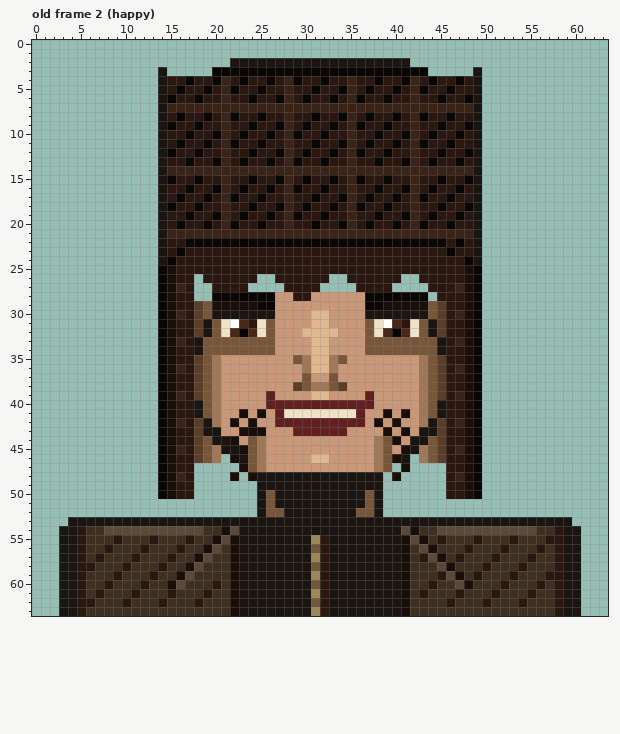
A pixel-art file gets an edit: public/sprites/agents/diego_santos_portraits.aseprite. That is the earlier state.
64x64 pixels, 5 frames. Colours within 5 levels of each other are drawn and written as one. Shown: old frame 2 (happy).
The same view after the edit:
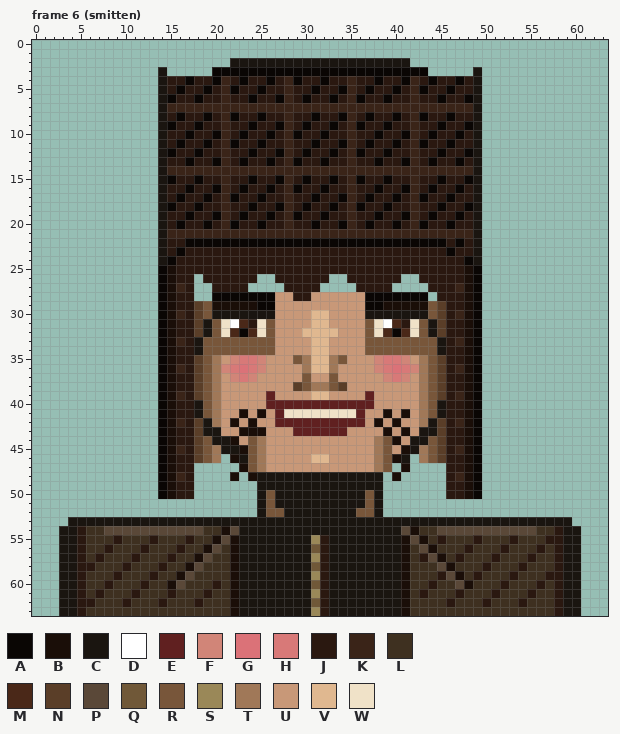
Palette (. is transparent): A #0a0604  B #1a0e08  C #1a1510  D #ffffff  E #602020  F #d18578  G #db7278  H #d87978  J #2a1810  K #3a2418  L #3e3020  M #4a2818  N #5a3e28  P #5a4838  Q #705838  R #78563a  S #9a8858  T #a07858  U #c89878  V #e0b890  W #f0e2c8
A new or re-ordered frame is compared with the old frame closest to it.
Changes in this commit:
frames 5 -> 6
Frame 6 (smitten) is new; against old frame 2 (happy):
The edit turns colour U into colour F in row 35 at x 22, 25, 38 and 41; in row 36 at x 21, 25, 38 and 42; in row 37 at x 22, 24, 39 and 41.
The edit turns colour U into colour G in row 36 at x 23 and 40.
The edit turns colour U into colour H in row 35 at x 23 to 24 and 39 to 40; in row 36 at x 22, 24, 39 and 41; in row 37 at x 23 and 40.
